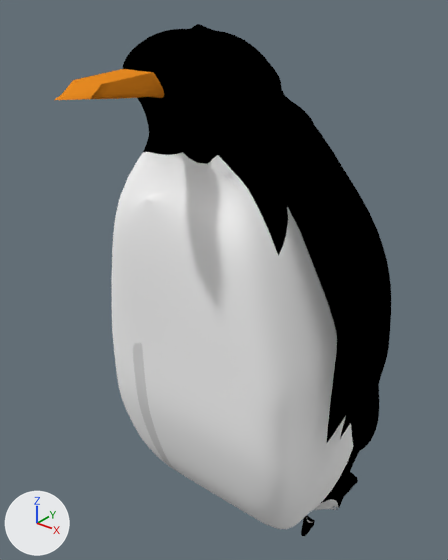
Two versions of the Blender file penguin.blend, one commit apart.
Camera for both pictures: a 50 mm camera at (7.28, -7.25, 6.34) aimed at (3.31, -2.29, 3.26). The lights are fixed; the arrows at lower left show +X, +Y and +Z.
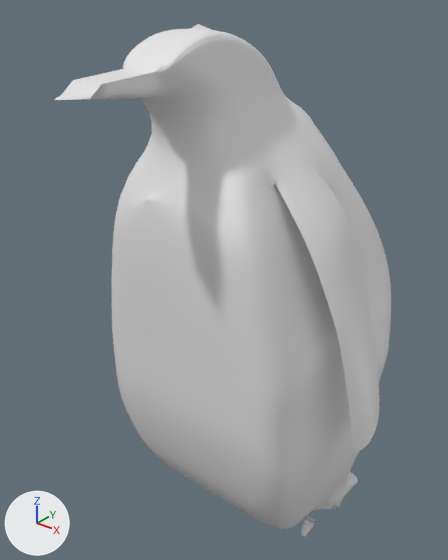
Commit message: Updated penguin character

Pixel boxes [x1, y1, x2, y2] of what changed, in the pictures (448 x 560 px; the box of a moved part takes in the faces that stretch with it):
part 1 of me_plane_006, moved or reshaped: before [138, 53, 326, 199]; after [140, 53, 327, 198]
part 2 of me_plane_006, recoloured (orange to white): [55, 69, 161, 100] in both
part 3 of me_plane_006, recoloured (black to white): [123, 24, 391, 536] in both
part 4 of me_plane_006, recoloured: [111, 157, 353, 529] in both

The change, as a list of edits to the scene's bpy script:
```text
Change me_plane_006:
    used by ob_plane; location = (3.17, -2.27, 4.84); rotation_euler = (0.0, 1.571, 0.0), in degrees (0, 90, 0)
    remove me_plane_006.from_pydata(...)  # 397 vertices, 361 faces, 5 loose edges; spans x -1.15..5.55, y -2.19..1.99, z -1.1..2.07
    add me_plane_006.from_pydata(...)  # 394 vertices, 362 faces, 5 loose edges; spans x -1.15..5.55, y -2.19..1.99, z -1.1..2.07
    me_plane_006 part 1
    4 vertices are removed from x -0.76..-0.35, y -1.26..0.21, z 0.16..0.7
    8 faces are deleted
    1 vertex moves from x -0.42, y -1.05, z -0.08 to x -0.42, y -0.93, z -0.08
    1 vertex is added at (-0.46, -0.58, 0.71)
    1 new face joins them
    8 new faces join them, smooth
    me_plane_006 part 2: 12 faces spanning x -0.84..-0.63, y -2.19..-1.17, z 0.16..0.5 switch from mat_beak (orange #e78a23) to no material
    me_plane_006 part 3: 178 faces spanning x -1.15..5.55, y -1.35..1.99, z -1.1..2.07 switch from mat_black (black #000000) to no material
    me_plane_006 part 4: 84 faces spanning x -0.08..5.33, y -1.15..1.55, z -0.84..1.67 switch from mat_white (white #ffffff) to no material
```
